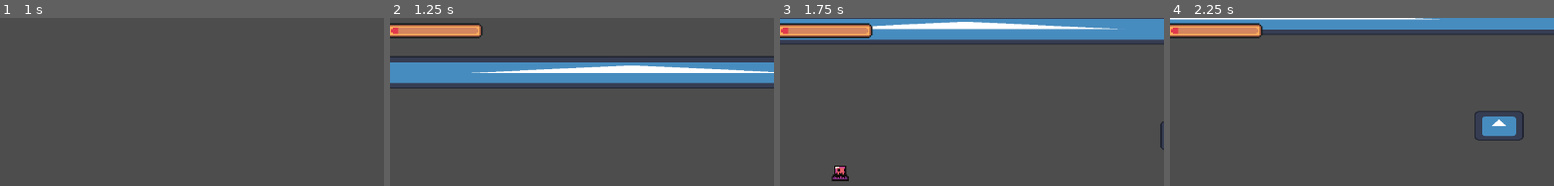
Above: before the commit, frames 1-4 (left to right).
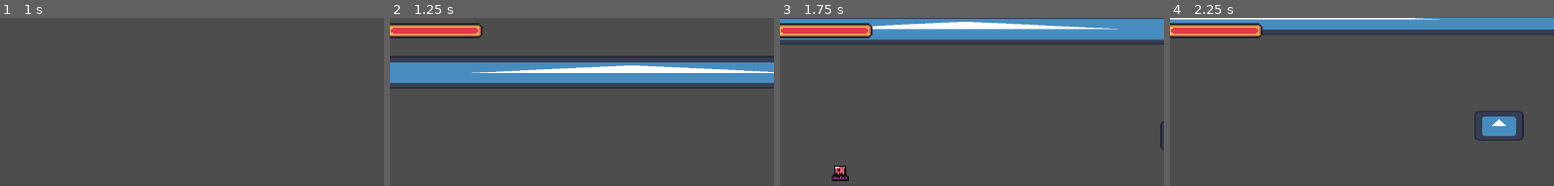
Above: after the commit, the same moments.

Repository: Luna264/candy-strike
Game: Godot game, scene res://levels/start_menu.tscn
Same seed, same stepped clock (60 frames per second), same inputs: the game is played once before the commit and once after it. The engine's default icon, where the game draws it, is replaced by a stand-in: a white triangle on a blue panel in a dark square.
Inputs (mouse positions are % of the whole screen's width and height, from its top left):
- Up to frame 1 (1 s): click "start" at 0.5 s
- Up to frame 2 (1.25 s): no input
- Up to frame 3 (1.75 s): tap Enter at 1.25 s; move the mouse to (73, 58) at 1.27 s; hold D (right) from 1.28 s (still down); click (73, 58) at 1.35 s; tap Space (jump) at 1.52 s
- Up to frame 4 (2.25 s): keep holding D (right); move the mouse to (30, 71) at 2.02 s; tap R (c_attack) at 2.1 s
The pictures show only the part of the screen within x 1-51%, y 0-50%; the shares and areas given below are measured in that part.

Frame 1 is identical in both runs. In frame 2, 0.8% of the frame differs, in the area x 2-23%, y 5-10%; in frame 3, 0.8%; in frame 4, 0.8%.

Commit message:
fixed player knockback issues (again)
the knockback caused the player to slide around forever sometimes, and i really dont know if this entirely fixed it but it seems okay for now

Diff:
--- a/scripts/player.gd
+++ b/scripts/player.gd
@@ -37,7 +37,7 @@
 var knockback_toggle = false
 var knockback_timer = 0.0
 
-var health = 12
+var health = 100
 var maxHealth = 100
 
 
@@ -112,7 +112,7 @@
 
 func _physics_process(delta: float) -> void:
 
-
+	print("knockback_timer:", knockback_timer, " knockback_toggle:", knockback_toggle, " velocity.x:", velocity.x)
 
 	var direction := Input.get_axis("left", "right")
 
@@ -125,9 +125,9 @@
 		knockback_toggle = true
 
 	if knockback_timer <= 0.0: #no knockback
+		knockback_toggle = false
 		knockback = Vector2.ZERO
-		velocity.x = move_toward(velocity.x, 0, friction * delta)
-		knockback_toggle = false
+
 
 
 	if not is_on_floor():
@@ -209,6 +209,7 @@
 	is_attacking = false
 	is_damaged = true
 	health = health - damage_output
+	hit_timer.start()
 	healthChanged.emit()
 
 
